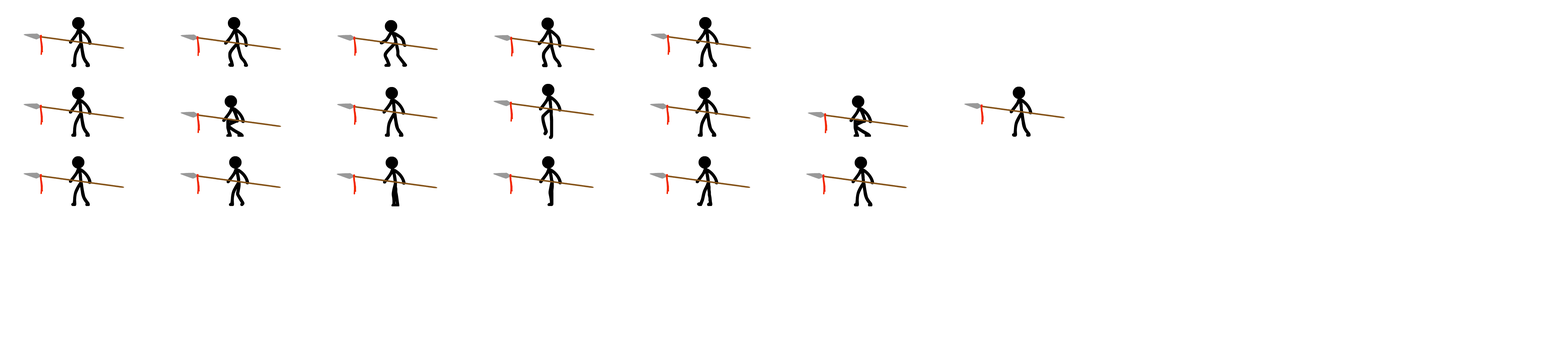
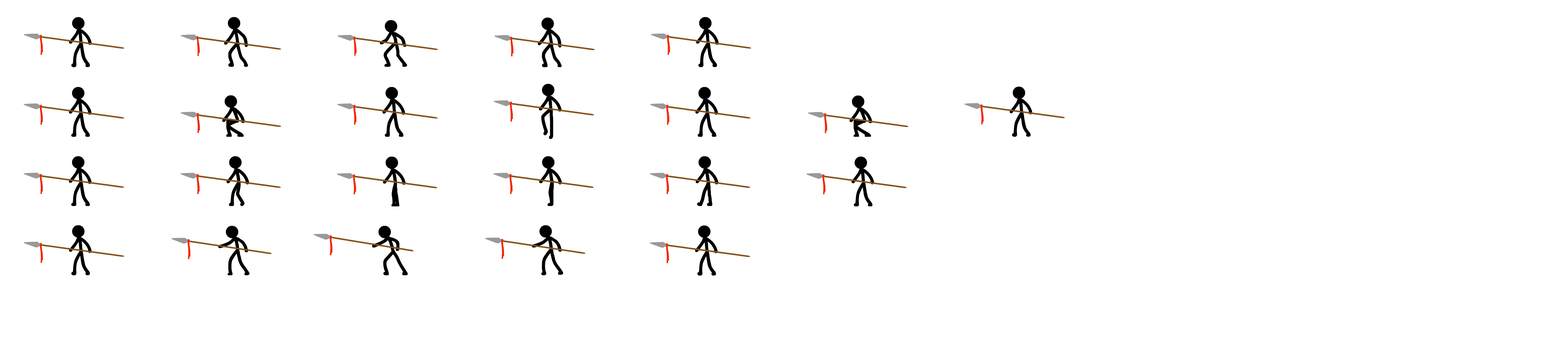
Comparing the layer stacks of the two 1568x348 images. Changes:
added group "high attack" with 5 layers in group "Render" over 23, 225, 751, 276
added layer "high attack5" in group "high attack" over 649, 225, 751, 276
added layer "high attack4" in group "high attack" over 484, 225, 586, 276
added layer "high attack3" in group "high attack" over 313, 226, 414, 276
added layer "high attack2" in group "high attack" over 171, 226, 272, 276
added layer "high attack1" in group "high attack" over 23, 225, 125, 276
